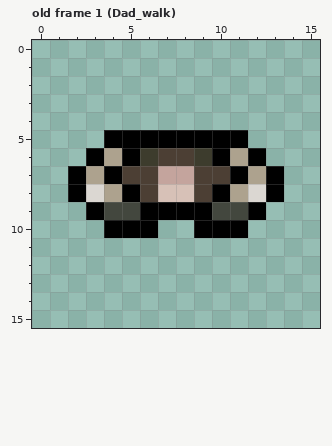
One commit to this pixel-art file: topdown_dad.aseprite. The first picture shows the starting point.
16x16 pixels, 54 frames. Shown: old frame 1 (Dad_walk). The commit also changed other frames, which this record leaves out.
New version:
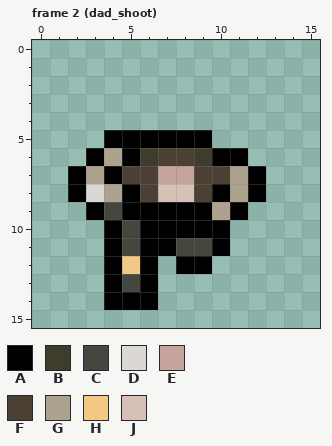
Palette (. is transparent): A #000000  B #3d3c2d  C #43473e  D #dbd7d2  E #c4a49d  F #4c3f34  G #ada28e  H #f2c885  J #d7c1b7
A new or re-ordered frame is compared with the old frame closest to it.
Changes in this commit:
frames 54 -> 60
Changed rows in their new state; - is an unchanged pixel.
Frame 2 (dad_shoot) is new; against old frame 1 (Dad_walk), layer "Layer 1":
first column x 4:
 5 ------..--
 6 -------A.-
 7 -------GA.
 8 --------A.
 9 -A----GA.-
10 -C-AA--.--
11 ACAACCA---
12 AHA-AA----
13 ACA-------
14 AAA-------
Boxes around the changes in both pictures, in picture pixels (x1, y1, x2, y2):
changed: (104, 130, 284, 310)
